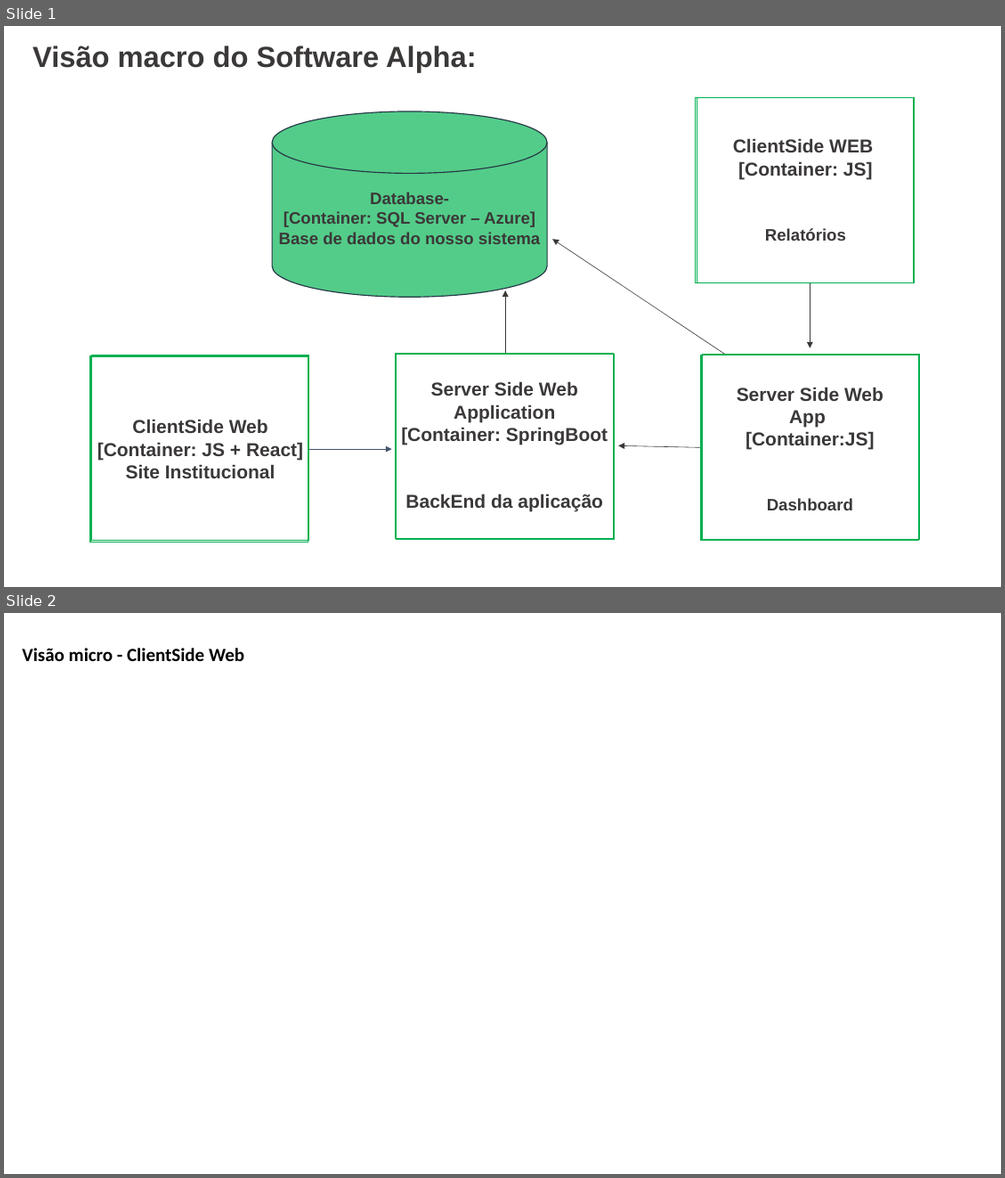
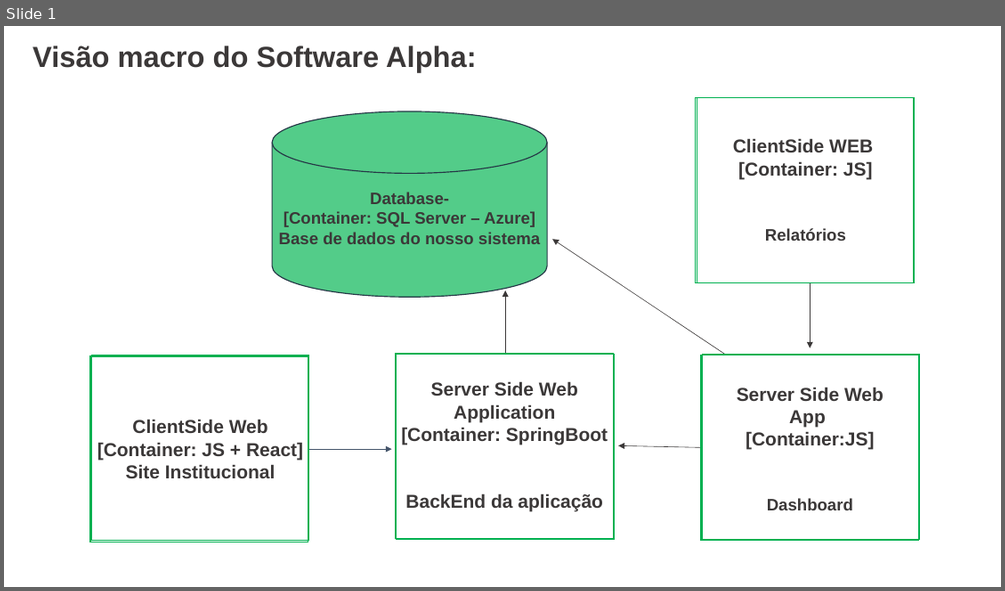
Before and after one commit to mileneoliveira/grupo04-react-web, a slide deck: Documentação/Documentação_Teorica/DiagramaSoftware-Macro V1.pptx. Shown one above the other, each under a label of ours: slides 1 and 2 before the commit, slide 1 after it. The pictures are 1005x1178 and 1005x591 pixels, drawn with LibreOffice and Linux fonts; fonts in the diff are those of the drawing. Boxes give left, top, right and bottom in pixels: in the first picture for what was removed or moved away, otherwise in the second. Text is boxed around its words. In the diff, an @@ line names an element or a change of style, - is before the commit and + after.

```diff
--- a/Documentação/Documentação_Teorica/DiagramaSoftware-Macro V1.pptx
+++ b/Documentação/Documentação_Teorica/DiagramaSoftware-Macro V1.pptx
@@ slide 2 removed at (4, 613, 1001, 1174), background #FFFFFF @@
@@ text removed at (22, 648, 244, 661) @@
-Visão micro - ClientSide Web
```
Also in this commit, not shown: 3 slides added, 4 other files.
